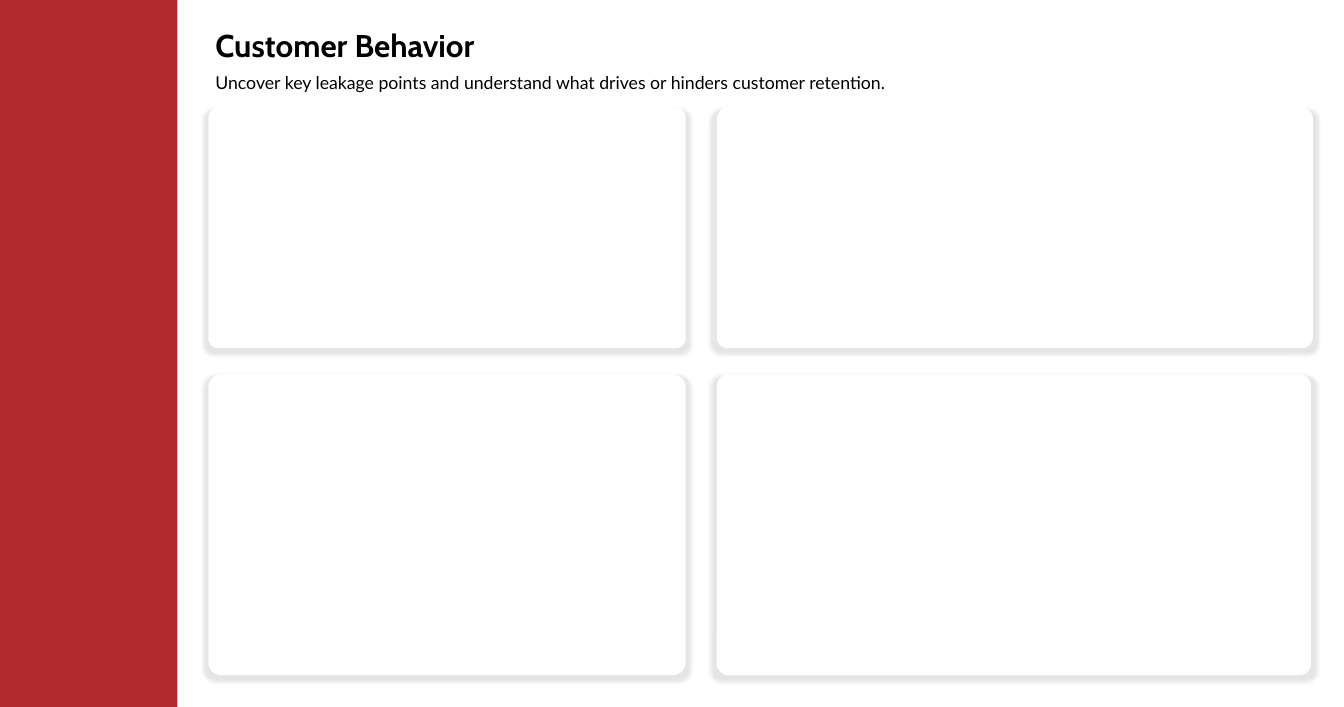
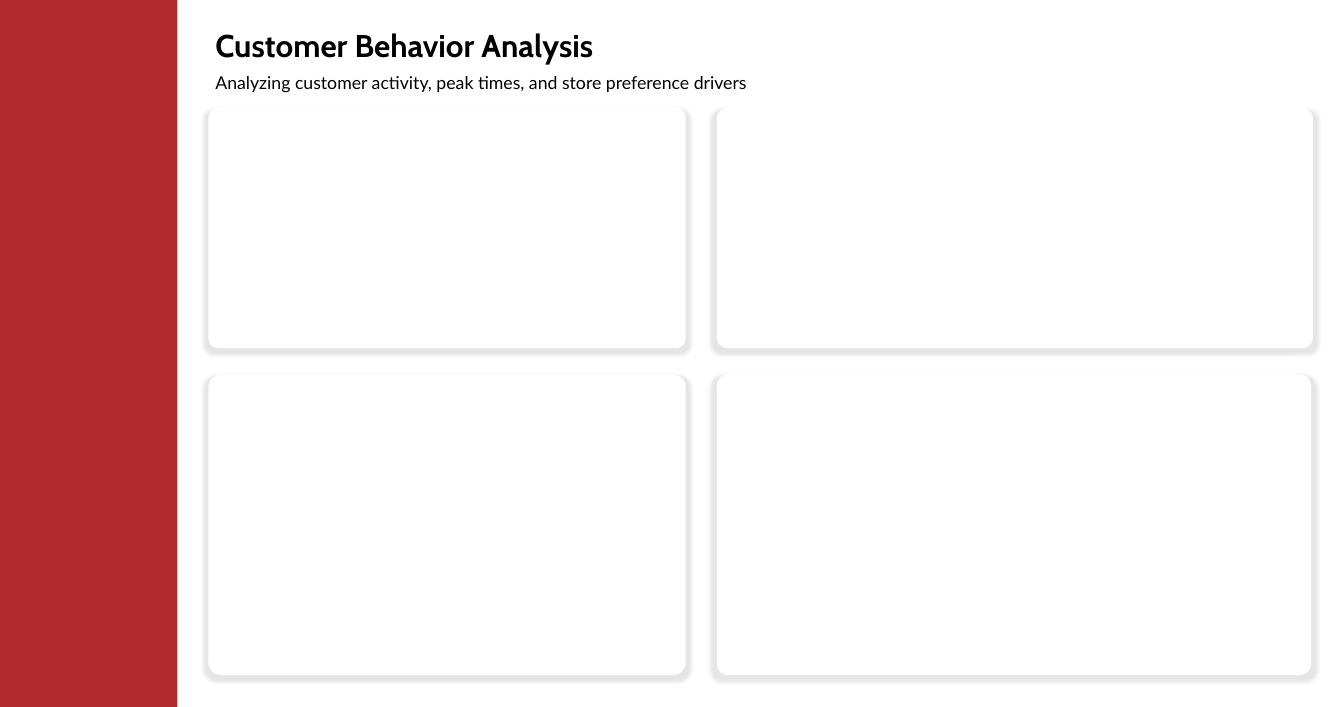
Before and after one commit to Truong2003-tqd/Highlands-Customer-Analysis, a slide deck: slide 2 of Power BI Report/Background/Dashboard Layout.pptx (slide 6 before the commit). Drawn at 1344x707 pixels with LibreOffice and Linux fonts; fonts in the diff are those of the drawing. Boxes give left, top, right and bottom in pixels: in the first picture for what was removed or moved away, otherwise in the second. Text is boxed around its words. In the diff, an @@ line names an element or a change of style, - is before the commit and + after.

```diff
--- a/Power BI Report/Background/Dashboard Layout.pptx
+++ b/Power BI Report/Background/Dashboard Layout.pptx
@@ text at bbox=[215, 33, 747, 93]: text changed @@
-Customer Behavior
-Uncover key leakage points and understand what drives or hinders customer retention.
+Customer Behavior Analysis
+Analyzing customer activity, peak times, and store preference drivers
```
Also in this commit, not shown: 5 other slides changed, 1 slide added, 5 other files.
